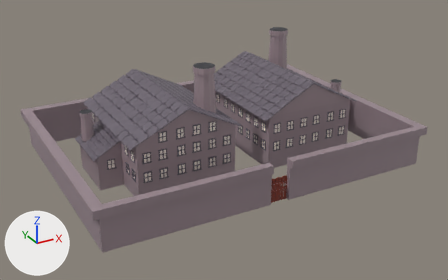
What one commit did to the FBX model Assets/Models/(Remake)CustomModels/Factory.fbx.
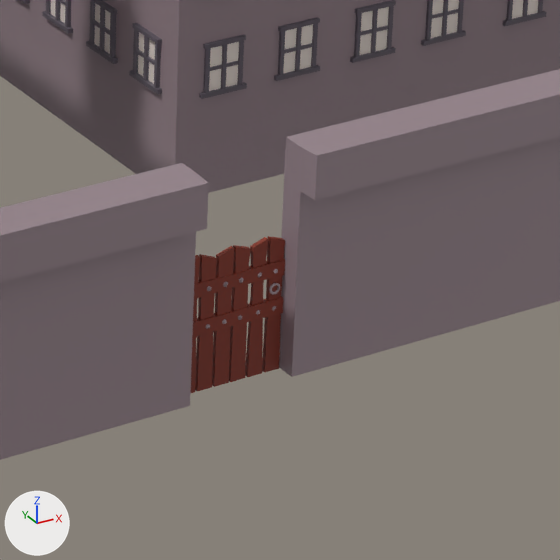
Old and new are each drawn whole from a 50 mm camera at (-52.0, -95.8, 42.2) aimed at (-0.9, -3.0, -4.2) and again close up on the part from 53% to 75% of the width and 48% to 83% of the height. The axes (+X, +Y, +Z) are drawn at lower left. The lights are the same throughout. Where no turn or scale is listed for an object, it has been applied to the vertices.

Script lines for the objects in view, before the commit:
```python
me_куб_233 = bpy.data.meshes.new('Куб.233')
me_куб_233.from_pydata(...)  # 9378 vertices, 8231 faces; spans x -32.1..30.6, y -22.4..22.3, z -8.2..11.8
me_куб_233.materials.append(mat_texture)  # picture img_texture_png
ob_factory = bpy.data.objects.new('Factory', me_куб_233)
ob_factory.location = (0.0, 0.0, 0.0)
```
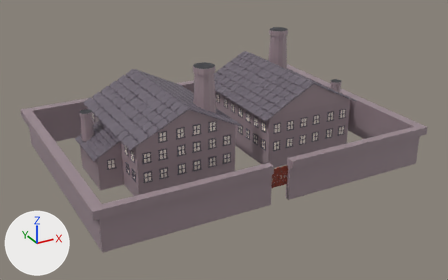
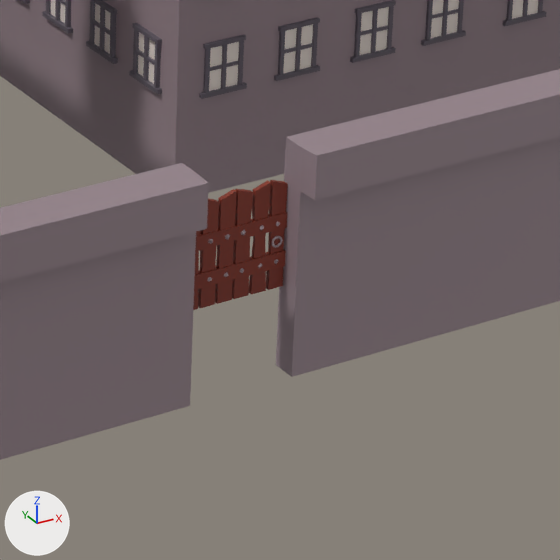
What differs and where, as boxes (x1, y1, x2, y2) in the close-ups (560 x 560 px; the box of a moved part takes in the faces that stretch with it):
part 1 of me_куб_233, moved or reshaped: before (223, 282, 228, 287); after (225, 234, 230, 239)
part 2 of me_куб_233, rebuilt (20% shorter): before (229, 245, 250, 382); after (232, 189, 253, 299)
part 3 of me_куб_233, rebuilt (20% shorter): before (195, 254, 217, 391); after (198, 198, 219, 308)
part 4 of me_куб_233, added: after (193, 231, 200, 310)
part 5 of me_куб_233, deleted: before (269, 283, 280, 295)
part 6 of me_куб_233, moved or reshaped: before (191, 236, 285, 393); after (194, 180, 288, 304)

What the commit changed:
me_куб_233 is used by ob_factory; location (0.0, 0.0, 0.0).
me_куб_233 had 9378 vertices, 8231 faces and spanned x -32.1..30.6, y -22.4..22.3, z -8.2..11.8.
me_куб_233 now has 9426 vertices, 8279 faces and spans x -32.1..30.6, y -22.4..22.3, z -8.2..11.8.
me_куб_233 part 1: the loose piece of 12 vertices spanning x -1.1..-1.0, y -21.2..-21.1, z -5.0..-4.9 is moved by (0.0, 0.0, 1.5).
me_куб_233 part 2: the loose piece of 14 vertices spanning x -0.7..-0.2, y -21.1..-21.0, z -8.2..-3.9 is rebuilt with 22 vertices and now spans x -0.7..-0.2, y -21.1..-21.0, z -5.5..-2.1.
me_куб_233 part 3: the loose piece of 14 vertices spanning x -1.9..-1.4, y -21.1..-21.0, z -8.2..-3.9 is rebuilt with 22 vertices and now spans x -1.9..-1.4, y -21.1..-21.0, z -5.5..-2.1.
me_куб_233 part 4: a new loose piece of 22 vertices spanning x -2.4..-1.9, y -21.1..-21.0, z -5.5..-2.1, in mat_texture (picture img_texture_png).
me_куб_233 part 5: the loose piece of 50 vertices spanning x 0.5..0.8, y -21.2..-21.1, z -5.7..-5.3 is deleted.
me_куб_233 part 6: 85 vertices moved from x -3.1..1.0, y -21.2..-21.0, z -8.2..-3.9 to x -3.1..1.0, y -21.2..-21.0, z -5.5..-2.5; 129 vertices removed from x -3.1..1.0, y -21.2..-21.0, z -8.2..-3.9; 191 vertices added at x -3.1..1.0, y -21.2..-21.0, z -5.5..-2.1.
